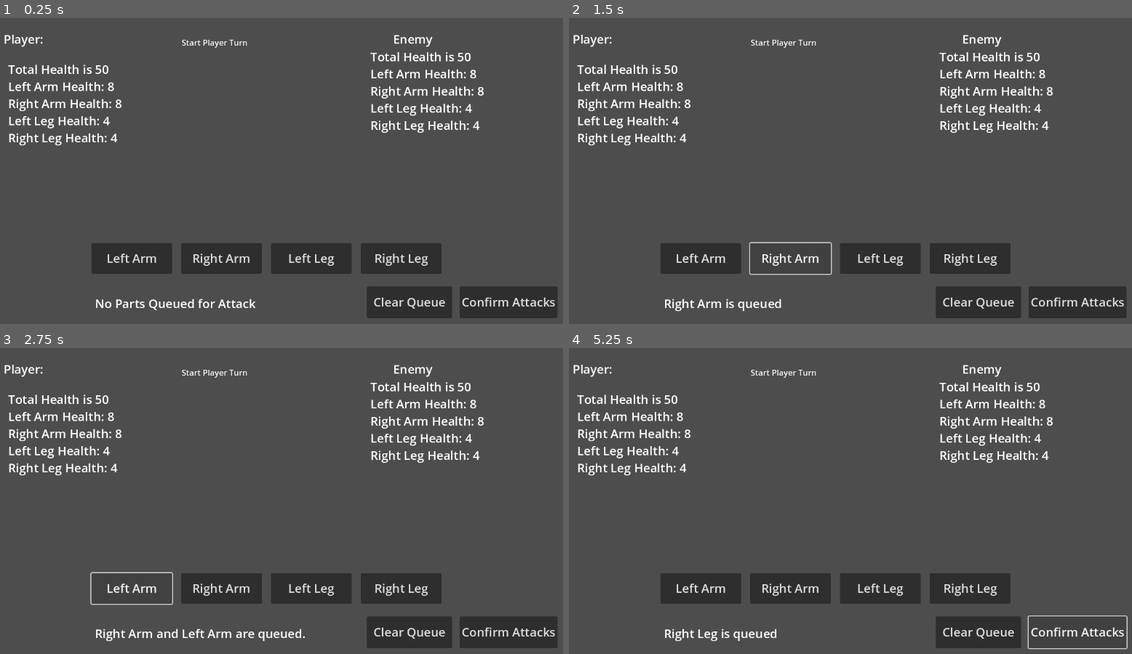
Above: before the commit, frames 1-4 (two rows, left to right).
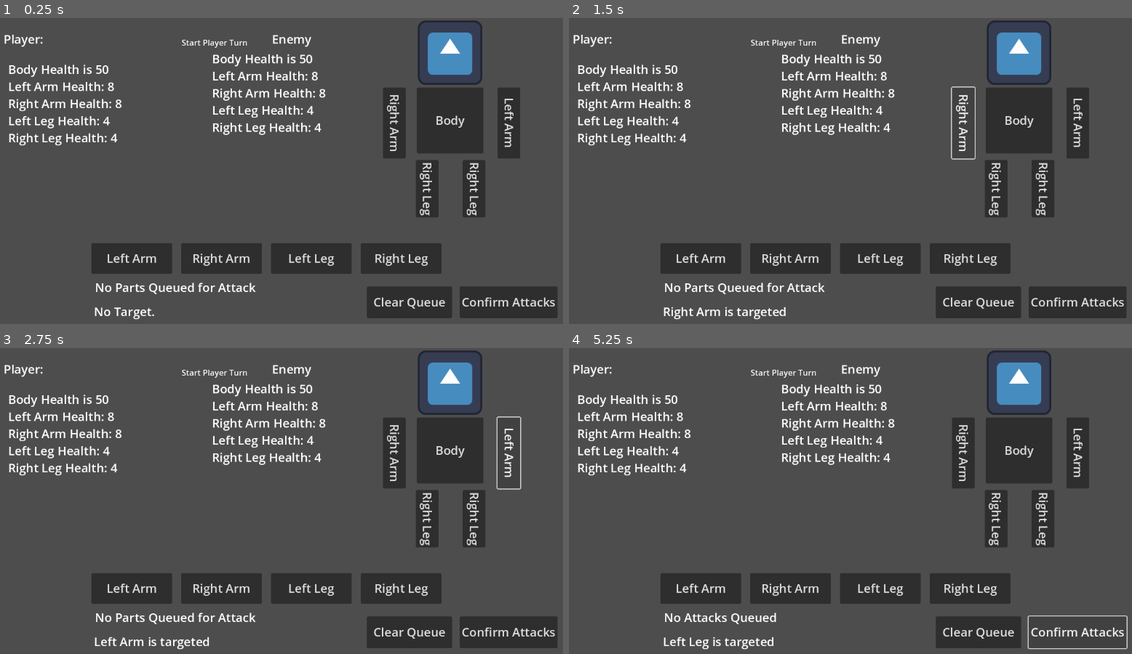
Above: after the commit, the same moments.

Repository: jdcalvelli/jrpg-staged-combat-prototype
Game: Godot game, scene res://Scenes/test_scene_CAM.tscn
Two runs of this game, one before a commit and one after it. Both use one fixed random seed, a clock stepped at 60 frames per second and the inputs below. The engine's default icon, where the game draws it, is replaced by a stand-in: a white triangle on a blue panel in a dark square.
Inputs (mouse positions are in pixels of both pictures, inside the frame that each line leads up to):
- Up to frame 1 (0.25 s): no input
- Up to frame 2 (1.5 s): click (1019, 118) at 0.5 s, where only the run after the commit has a clickable "Body"; click "Right Arm" at 1.25 s
- Up to frame 3 (2.75 s): click "Left Arm" at 2 s
- Up to frame 4 (5.25 s): click "Right Leg" at 2.75 s; click "Clear Queue" at 3.5 s; click "Right Leg" at 4.25 s; click "Confirm Attacks" at 5 s

The runs differ from the first frame. In frame 1, 10% of the frame differs, in the area x 1-93%, y 0-99%; in frame 2, 9.8%; in frame 3, 9.9%; in frame 4, 10%.

Commit message:
can target enemy mech parts, target and attack queue will reflect when you clear and also when you select and target

Diff:
--- a/Scenes/test_scene_CAM.tscn
+++ b/Scenes/test_scene_CAM.tscn
@@ -1,8 +1,9 @@
-[gd_scene load_steps=4 format=3 uid="uid://b1tqyridpiwdf"]
+[gd_scene load_steps=5 format=3 uid="uid://b1tqyridpiwdf"]
 
 [ext_resource type="Script" path="res://Scripts/Controllers/EnemyController.gd" id="1_fsdyp"]
 [ext_resource type="Script" path="res://Scripts/GameManager.gd" id="1_rfevd"]
 [ext_resource type="Script" path="res://Scripts/Controllers/PlayerController.gd" id="2_2iocr"]
+[ext_resource type="Texture2D" uid="uid://bf0nwrvif6rpb" path="res://Assets/icon.svg" id="4_emd3o"]
 
 [node name="TestScene" type="Node2D"]
 
@@ -15,9 +16,9 @@
 text = "Player:"
 
 [node name="Enemy" type="RichTextLabel" parent="."]
-offset_left = 795.0
+offset_left = 555.0
 offset_top = 25.0
-offset_right = 1089.0
+offset_right = 849.0
 offset_bottom = 65.0
 theme_override_font_sizes/normal_font_size = 24
 text = "Enemy
@@ -25,20 +26,83 @@
 
 [node name="AttackQueue" type="RichTextLabel" parent="."]
 offset_left = 204.0
-offset_top = 550.0
+offset_top = 518.0
 offset_right = 649.0
-offset_bottom = 590.0
+offset_bottom = 558.0
 theme_override_font_sizes/normal_font_size = 24
 text = "No Parts Queued for Attack"
 
-[node name="GameManager" type="Node2D" parent="." node_paths=PackedStringArray("_player", "_enemy", "_playerText", "_attackQueueText", "_enemyText", "_tempCombatLog")]
+[node name="TargetQueue" type="RichTextLabel" parent="."]
+offset_left = 202.0
+offset_top = 566.0
+offset_right = 647.0
+offset_bottom = 606.0
+theme_override_font_sizes/normal_font_size = 24
+text = "No Target."
+
+[node name="EnemyBody" type="Button" parent="."]
+offset_left = 842.0
+offset_top = 138.0
+offset_right = 974.0
+offset_bottom = 269.0
+theme_override_font_sizes/font_size = 24
+text = "Body
+"
+
+[node name="EnemyRightArm" type="Button" parent="."]
+offset_left = 820.0
+offset_top = 138.0
+offset_right = 961.0
+offset_bottom = 183.0
+rotation = 1.5708
+theme_override_font_sizes/font_size = 24
+text = "Right Arm
+"
+
+[node name="EnemyLeftArm" type="Button" parent="."]
+offset_left = 1047.0
+offset_top = 138.0
+offset_right = 1188.0
+offset_bottom = 183.0
+rotation = 1.5708
+theme_override_font_sizes/font_size = 24
+text = "Left Arm
+"
+
+[node name="EnemyRightLeg" type="Button" parent="."]
+offset_left = 885.0
+offset_top = 282.0
+offset_right = 993.0
+offset_bottom = 327.0
+rotation = 1.5708
+theme_override_font_sizes/font_size = 24
+text = "Right Leg
+"
+
+[node name="EnemyLeftLeg" type="Button" parent="."]
+offset_left = 978.0
+offset_top = 282.0
+offset_right = 1086.0
+offset_bottom = 327.0
+rotation = 1.5708
+theme_override_font_sizes/font_size = 24
+text = "Right Leg
+"
+
+[node name="GameManager" type="Node2D" parent="." node_paths=PackedStringArray("_player", "_enemy", "_playerText", "_attackQueueText", "_enemyText", "_enemyBody", "_enemyLeftArm", "_enenmyRightArm", "_enemyLeftLeg", "_enemyRightLeg", "_tempCombatLog", "_targetText")]
 script = ExtResource("1_rfevd")
 _player = NodePath("../PlayerController")
 _enemy = NodePath("../EnemyController")
 _playerText = NodePath("PlayerStats")
 _attackQueueText = NodePath("../AttackQueue")
 _enemyText = NodePath("EnemyStats")
+_enemyBody = NodePath("../EnemyBody")
+_enemyLeftArm = NodePath("../EnemyLeftArm")
+_enenmyRightArm = NodePath("../EnemyRightArm")
+_enemyLeftLeg = NodePath("../EnemyLeftLeg")
+_enemyRightLeg = NodePath("../EnemyRightLeg")
 _tempCombatLog = NodePath("TempCombatLog")
+_targetText = NodePath("../TargetQueue")
 
 [node name="LeftArmButton" type="Button" parent="GameManager"]
 offset_left = 197.0
@@ -101,10 +165,10 @@
 "
 
 [node name="EnemyStats" type="RichTextLabel" parent="GameManager"]
-offset_left = 750.0
-offset_top = 60.0
-offset_right = 1033.0
-offset_bottom = 322.0
+offset_left = 436.0
+offset_top = 64.0
+offset_right = 719.0
+offset_bottom = 326.0
 theme_override_font_sizes/normal_font_size = 24
 text = "Test
 "
@@ -121,6 +185,15 @@
 [node name="EnemyController" type="Node2D" parent="."]
 script = ExtResource("1_fsdyp")
 
+[node name="Icon" type="Sprite2D" parent="."]
+position = Vector2(908, 69)
+texture = ExtResource("4_emd3o")
+
+[connection signal="button_down" from="EnemyBody" to="GameManager" method="_on_enemy_body_button_down"]
+[connection signal="button_down" from="EnemyRightArm" to="GameManager" method="_on_enemy_right_arm_button_down"]
+[connection signal="button_down" from="EnemyLeftArm" to="GameManager" method="_on_enemy_left_arm_button_down"]
+[connection signal="button_down" from="EnemyRightLeg" to="GameManager" method="_on_enemy_right_leg_button_down"]
+[connection signal="button_down" from="EnemyLeftLeg" to="GameManager" method="_on_enemy_left_leg_button_down"]
 [connection signal="button_down" from="GameManager/LeftArmButton" to="GameManager" method="_on_left_arm_button_button_down"]
 [connection signal="button_up" from="GameManager/LeftArmButton" to="GameManager" method="_on_left_arm_button_button_up"]
 [connection signal="button_down" from="GameManager/RightArmButton" to="GameManager" method="_on_right_arm_button_button_down"]
--- a/Scripts/Controllers/EnemyController.gd
+++ b/Scripts/Controllers/EnemyController.gd
@@ -3,8 +3,9 @@
 extends Node2D
 
 # variables for player mech
-var EnemyMechModel: Mech = Mech.new(50,
+var EnemyMechModel: Mech = Mech.new(
 			{
+			"body": MechPart.new("body",0, 50),
 			"leftArm": MechPart.new("Left Arm", 5, 8),
 			"rightArm": MechPart.new("Right Arm", 5, 8),
 			"leftLeg": MechPart.new("Left Leg", 6, 4),
@@ -12,6 +13,7 @@
 		})
 # number of possible actions
 var ActionPoints: int = 2
+var target: MechPart = MechPart.new("body", 100, 100)
 # sequence of actions
 var AttackSequence: Array
 var TotalDamage: Array
@@ -25,7 +27,7 @@
 
 func ResolveAttackSequence(opponent: Mech, tempCombatLog: RichTextLabel):
 	for part in AttackSequence:
-		EnemyMechModel.Attack(part, opponent)
+		EnemyMechModel.Attack(part, opponent, target)
 
 func DetermineRandomAttackSequence():
 
--- a/Scripts/Controllers/PlayerController.gd
+++ b/Scripts/Controllers/PlayerController.gd
@@ -3,8 +3,9 @@
 extends Node2D
 
 # variables for player mech
-var PlayerMechModel: Mech = Mech.new(50,
+var PlayerMechModel: Mech = Mech.new(
 			{
+			"body": MechPart.new("body", 0, 50),
 			"leftArm": MechPart.new("Left Arm", 5, 8),
 			"rightArm": MechPart.new("Right Arm", 5, 8),
 			"leftLeg": MechPart.new("Left Leg", 6, 4),
@@ -12,6 +13,7 @@
 		})
 # number of possible actions
 var ActionPoints: int = 2
+var target: MechPart
 # sequence of actions
 var AttackSequence: Array
 var TotalDamage: Array
@@ -34,5 +36,5 @@
 
 func ResolveAttackSequence(opponent: Mech, tempCombatLog: RichTextLabel):
 	for part in AttackSequence:
-		PlayerMechModel.Attack(part, opponent)
+		PlayerMechModel.Attack(part, opponent, target)
 		print("attack did %s damage with %s" % [part.partDamage, part.partName])
--- a/Scripts/GameManager.gd
+++ b/Scripts/GameManager.gd
@@ -10,9 +10,17 @@
 @export var _attackQueueText: RichTextLabel #reference to attack queue text.
 @export var _enemyText: RichTextLabel
 
+#References to the Enemy Buttons so we can deactivate them when the part is dead.
+@export var _enemyBody: Button
+@export var _enemyLeftArm: Button
+@export var _enenmyRightArm: Button
+@export var _enemyLeftLeg: Button
+@export var _enemyRightLeg: Button
+
 # I FIGURED OUT HOW TO DO SERIALIZED FIELD AHAHAHAHAHA
 # guess who is never using get node again lmao
 @export var _tempCombatLog: RichTextLabel
+@export var _targetText: RichTextLabel
 
 enum States {START, PLAYER_TURN, PLAYER_CALC, ENEMY_TURN, ENEMY_CALC, END}
 var _state: int
@@ -32,13 +40,13 @@
 func _process(delta):
 	#_transition_to_player_calc()
 		#Player Stats Display
-	_playerText.text = ("Total Health is %s" % _playerMech.mechHealth) \
+	_playerText.text = ("Body Health is %s" % _playerMech.mechParts["body"].partHealth) \
 		+ ("\nLeft Arm Health: %s" % _playerMech.mechParts["leftArm"].partHealth) \
 		+ ("\nRight Arm Health: %s" % _playerMech.mechParts["rightArm"].partHealth) \
 		+ ("\nLeft Leg Health: %s" % _playerMech.mechParts["leftLeg"].partHealth) \
 		+ ("\nRight Leg Health: %s") % _playerMech.mechParts["rightLeg"].partHealth
 
-	_enemyText.text = ("Total Health is %s" % _enemyMech.mechHealth) \
+	_enemyText.text = ("Body Health is %s" % _enemyMech.mechParts["body"].partHealth) \
 		+ ("\nLeft Arm Health: %s" % _enemyMech.mechParts["leftArm"].partHealth) \
 		+ ("\nRight Arm Health: %s" % _enemyMech.mechParts["rightArm"].partHealth) \
 		+ ("\nLeft Leg Health: %s" % _enemyMech.mechParts["leftLeg"].partHealth) \
@@ -77,6 +85,10 @@
 			pass
 		States.ENEMY_TURN:
 			print("Start Enemy Turn")
+			_player.AttackSequence.clear()
+			_update_queue()
+			_player.target = null
+			_update_target()
 			_tempCombatLog.text += "Start Enemy Turn \n"
 			_enemy.DetermineRandomAttackSequence()
 			_change_state(States.ENEMY_CALC)
@@ -116,12 +128,15 @@
 	_player.AttackSequence.clear()
 	_player.TotalDamage.clear()
 	_player.ActionPoints = 2
+	_player.target = null
 	_update_queue()
+	_update_target()
 
 #when pressing confirm button
 func _on_confirm_attack_button_down():
 	if _state != States.PLAYER_TURN: return
 	if _player.ActionPoints > 0: return #These checks just make sure that if the state is not player turn and action points are greater than zero we don't do anything on press.
+	if (_player.target == null): return
 	_state += 1 #ups the state count
 	_change_state(_state) #changes state to player calc state.
 
@@ -140,3 +155,43 @@
 	if _player.AttackSequence.size() == 2:
 		_attackQueueText.text = ("%s " % _player.AttackSequence[0].partName) + ("and ") + ("%s " % _player.AttackSequence[1].partName) + ("are queued.")
 		print(_player.AttackSequence[1])
+
+
+
+
+
+
+
+func _on_enemy_body_button_down():
+	if _state != States.PLAYER_TURN: return;
+	_prep_limb_for_target(_enemyMech.mechParts["body"])
+
+
+func _on_enemy_right_arm_button_down():
+	if _state != States.PLAYER_TURN: return;
+	_prep_limb_for_target(_enemyMech.mechParts["rightArm"])
+
+
+func _on_enemy_left_arm_button_down():
+	if _state != States.PLAYER_TURN: return;
+	_prep_limb_for_target(_enemyMech.mechParts["leftArm"])
+
+func _on_enemy_right_leg_button_down():
+	if _state != States.PLAYER_TURN: return;
+	_prep_limb_for_target(_enemyMech.mechParts["rightLeg"])
+
+
+func _on_enemy_left_leg_button_down():
+	if _state != States.PLAYER_TURN: return;
+	_prep_limb_for_target(_enemyMech.mechParts["leftLeg"])
+
+func _prep_limb_for_target(_part: MechPart):
+	_player.target = _part
+	_update_target()
+	pass;
+
+func _update_target():
+	if _player.target == null:
+		_targetText.text = "No Target."
+	if _player.target != null:
+		_targetText.text = ("%s " % _player.target.partName) +("is targeted")
--- a/Scripts/Mech.gd
+++ b/Scripts/Mech.gd
@@ -7,7 +7,7 @@
 
 # instance variables
 # colon for static typing
-var mechHealth: int
+#var mechHealth: int
 
 # mech parts object
 # probably a more type-safe way to do this
@@ -15,16 +15,16 @@
 var mechElements = {}
 
 # constructor
-func _init(_mechHealth: int, _mechParts: Dictionary):
+func _init(_mechParts: Dictionary):
 	# setting instance mech heath at construction
-	mechHealth = _mechHealth
+	#mechHealth = _mechHealth
 	# setting instance mech parts at construction
 	# at construction time, we need to make sure that we give a dict
 	# with mech parts in it
 	mechParts = _mechParts
 
-func Attack(part: MechPart, opponent: Mech):
+func Attack(part: MechPart, opponent: Mech, partToAttack: MechPart):
 	# need to deal damage to mech in general
-	opponent.mechHealth -= part.partDamage
+	partToAttack.partHealth -= part.partDamage
 
 # THIS HAS THE DAMAGE FUNCTION
--- a/project.godot
+++ b/project.godot
@@ -19,4 +19,3 @@
 
 renderer/rendering_method="gl_compatibility"
 renderer/rendering_method.mobile="gl_compatibility"
-textures/vram_compression/import_s3tc_bptc=true
